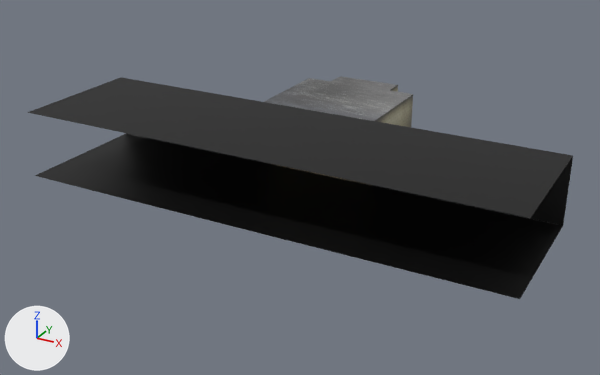
The FBX model Assets/Models/Structures/mod_story.fbx: old version first, new version second.
Rendered twice from a camera (50 mm lens) standing at (0.413, -0.848, 0.374) and looking at (-0.004, -0.091, -0.004). The lights are fixed; the arrows at lower left show +X, +Y and +Z. Where no turn or scale is listed for an object, it has been applied to the vertices.
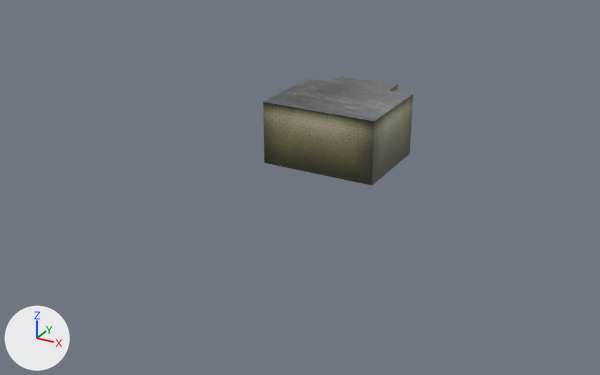
The change, as a diff of the scene's bpy script:
```diff
--- a/Assets/Models/Structures/mod_story.fbx.py
+++ b/Assets/Models/Structures/mod_story.fbx.py
@@ me_mesh @@
 # used by ob_polysurface1472; location = (0.0, 0.0, 0.0)
-me_mesh.from_pydata(...)  # 32 vertices, 27 faces; spans x -0.283..0.281, y -0.219..0.082, z 0.001..0.077
+me_mesh.from_pydata(...)  # 18 vertices, 18 faces; spans x -0.071..0.07, y -0.057..0.082, z 0.001..0.077
+# me_mesh part 1
+# 14 vertices are removed from x -0.283..0.281, y -0.219..-0.057, z 0.001..0.077
+# 10 faces are deleted
+# 1 new face joins them
 me_mesh.materials.append(mat_lambert16)
```

Boxes [x1, y1, x2, y2] around the edits, measured in the pictures (600 x 375 px):
'polySurface1472', reshaped (72% narrower, 51% shorter)
    before: [27, 76, 573, 299]
    after: [263, 76, 413, 185]
part 1 of me_mesh, cut back
    before: [27, 77, 573, 299]
    after: [263, 102, 374, 185]
